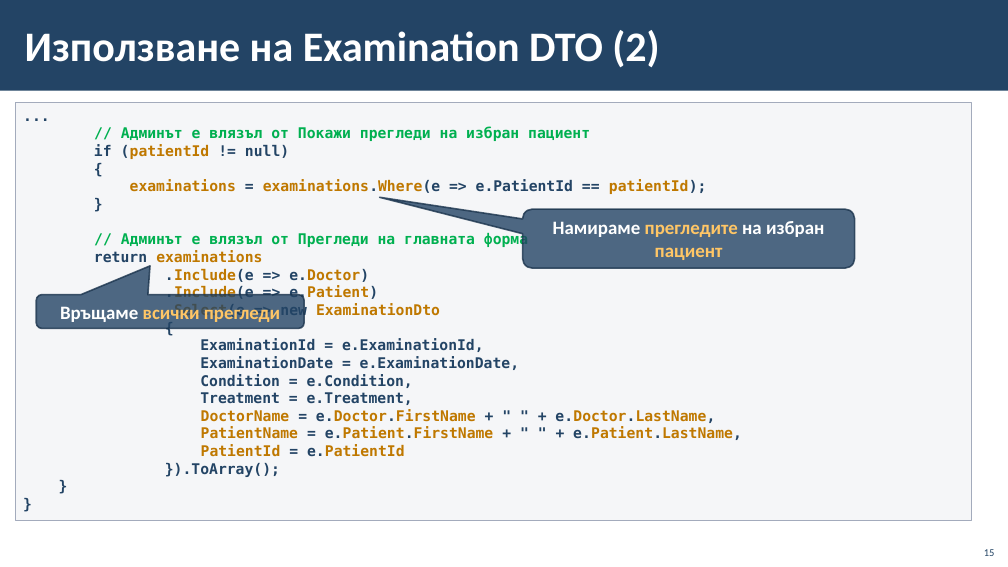
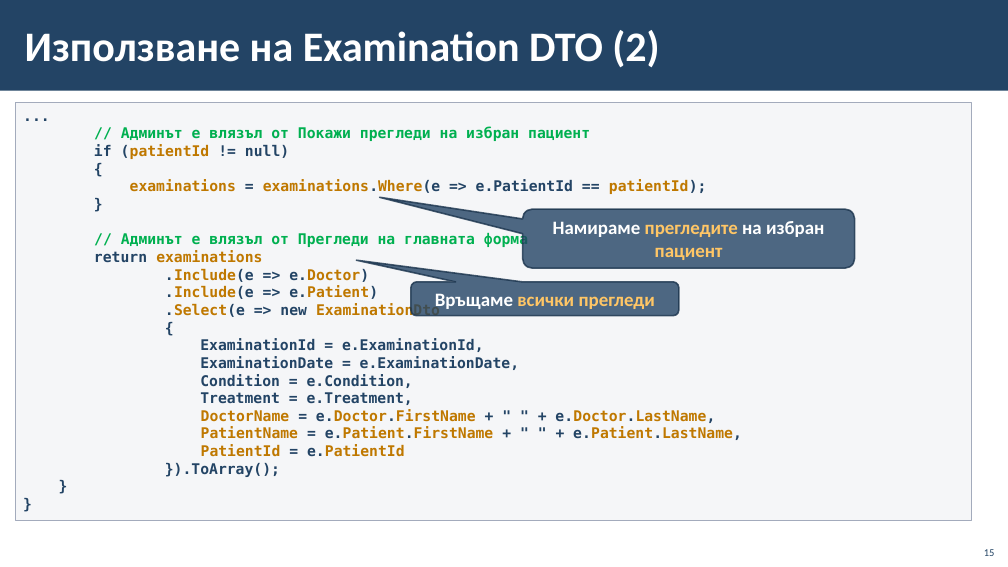
Before and after one commit to BG-IT-Edu/School-Programming, a slide deck: slide 15 of Courses/Software-Sciences/Module-4-Information-Systems-New/12-Implementation-of-Information-System/12-Implementation-of-Information-System-Third-Part.pptx. Drawn at 1008x567 pixels with LibreOffice and Linux fonts; fonts in the diff are those of the drawing; background and template pictures are left out. Boxes give left, top, right and bottom in pixels: in the first picture for what was removed or moved away, otherwise in the second. Text is boxed around its words. In the diff, an @@ line names an element or a change of style, - is before the commit and + after.

```diff
--- a/Courses/Software-Sciences/Module-4-Information-Systems-New/12-Implementation-of-Information-System/12-Implementation-of-Information-System-Third-Part.pptx
+++ b/Courses/Software-Sciences/Module-4-Information-Systems-New/12-Implementation-of-Information-System/12-Implementation-of-Information-System-Third-Part.pptx
@@ rounded speech box "Връщаме всички прегледи": place and size @@
-rounded speech box "Връщаме всички прегледи" at (36, 295, 304, 329)
+rounded speech box "Връщаме всички прегледи" at (411, 282, 679, 316)
@@ rounded speech box "Връщаме всички прегледи" at (411, 282, 679, 316): proportions changed @@
```
Also in this commit, not shown: 11 other slides changed.
